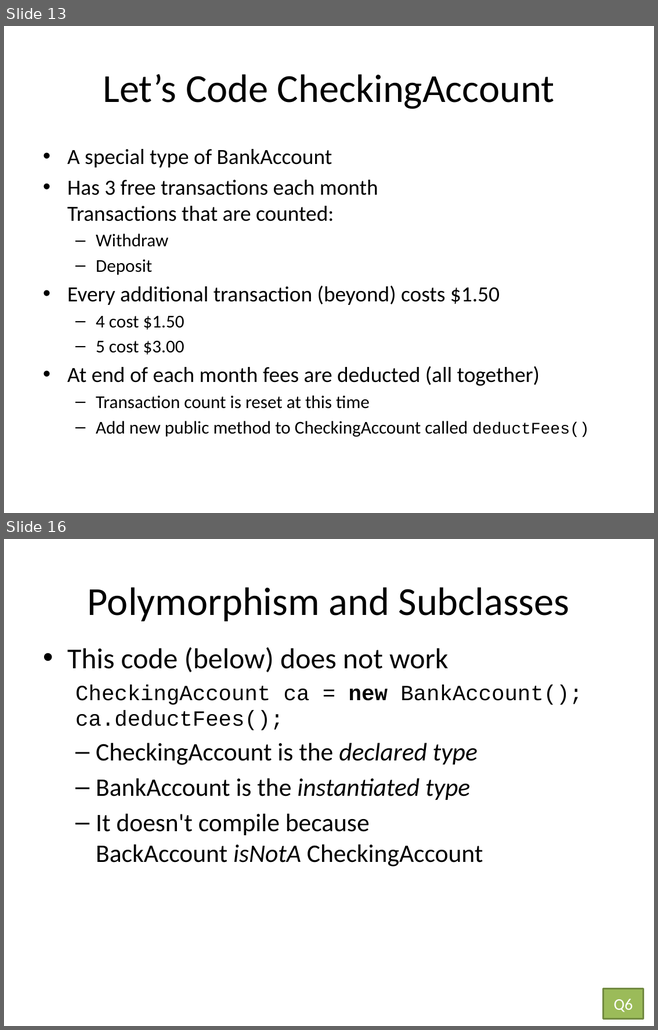
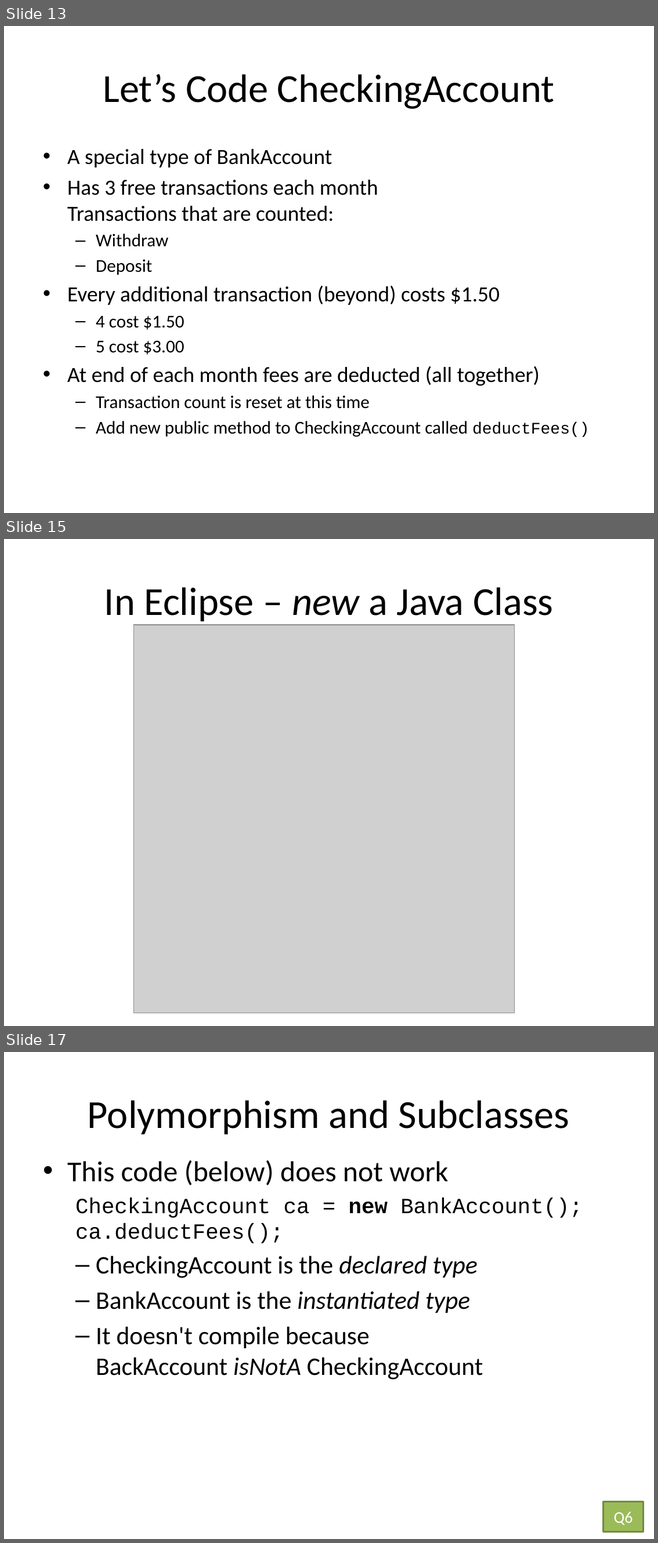
Before and after one commit to RHIT-CSSE/csse220, a slide deck: ClassMaterialsChunked/Inheritance/Slides/Inheritance.pptx. Shown one above the other, each under a label of ours: slides 13 and 16 before the commit, slides 13, 15 and 17 after it; the slides between them are not shown. The pictures are 658x1030 and 658x1543 pixels, drawn with LibreOffice and Linux fonts; fonts in the diff are those of the drawing; grey boxes stand for pictures. Boxes give left, top, right and bottom in pixels: in the first picture for what was removed or moved away, otherwise in the second. Text is boxed around its words. In the diff, an @@ line names an element or a change of style, - is before the commit and + after.

```diff
--- a/ClassMaterialsChunked/Inheritance/Slides/Inheritance.pptx
+++ b/ClassMaterialsChunked/Inheritance/Slides/Inheritance.pptx
@@ slide 15 added at bbox=[4, 539, 654, 1026], background #FFFFFF @@
@@ title added at bbox=[104, 587, 553, 621], 44 pt, text #000000 @@
+In Eclipse – new a Java Class
@@ picture added at bbox=[134, 625, 514, 1013] @@
@@ what was slide 16 is now slide 17 @@
```
Also in this commit, not shown: 8 slides changed.
